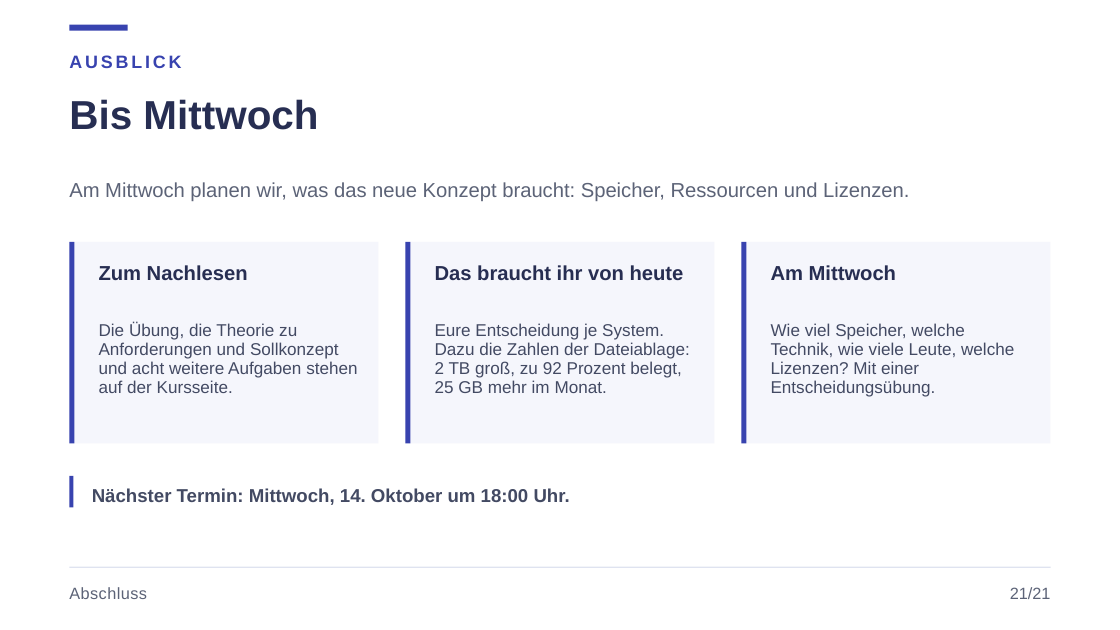
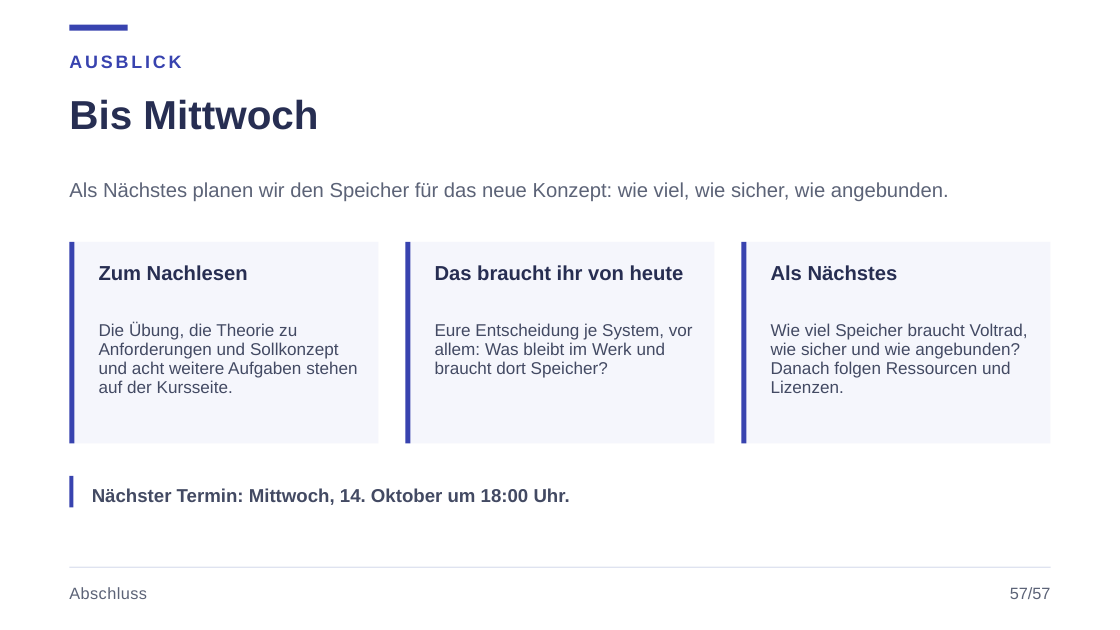
Before and after one commit to JacobMenge/kurs-unterlagen, a slide deck: slide 61 of folien/13-vom-ist-zum-soll.pptx (slide 24 before the commit). Drawn at 1120x630 pixels with LibreOffice and Linux fonts; fonts in the diff are those of the drawing. Boxes give left, top, right and bottom in pixels: in the first picture for what was removed or moved away, otherwise in the second. Text is boxed around its words. In the diff, an @@ line names an element or a change of style, - is before the commit and + after.

```diff
--- a/folien/13-vom-ist-zum-soll.pptx
+++ b/folien/13-vom-ist-zum-soll.pptx
@@ text at [69, 182, 949, 201]: text changed @@
-Am Mittwoch planen wir, was das neue Konzept braucht: Speicher, Ressourcen und Lizenzen.
+Als Nächstes planen wir den Speicher für das neue Konzept: wie viel, wie sicher, wie angebunden.
@@ text at [771, 265, 898, 280]: text changed @@
-Am Mittwoch
+Als Nächstes
@@ text at [435, 323, 693, 378]: text changed @@
-Eure Entscheidung je System. Dazu die Zahlen der Dateiablage: 2 TB groß, zu 92 Prozent belegt, 25 GB mehr im Monat.
+Eure Entscheidung je System, vor allem: Was bleibt im Werk und braucht dort Speicher?
@@ text at [771, 323, 1028, 393]: text changed @@
-Wie viel Speicher, welche Technik, wie viele Leute, welche Lizenzen? Mit einer Entscheidungsübung.
+Wie viel Speicher braucht Voltrad, wie sicher und wie angebunden? Danach folgen Ressourcen und Lizenzen.
@@ text at [1010, 587, 1051, 599]: text changed @@
-21/21
+57/57
```
Also in this commit, not shown: 21 other slides changed, 37 slides added, 22 other files.
